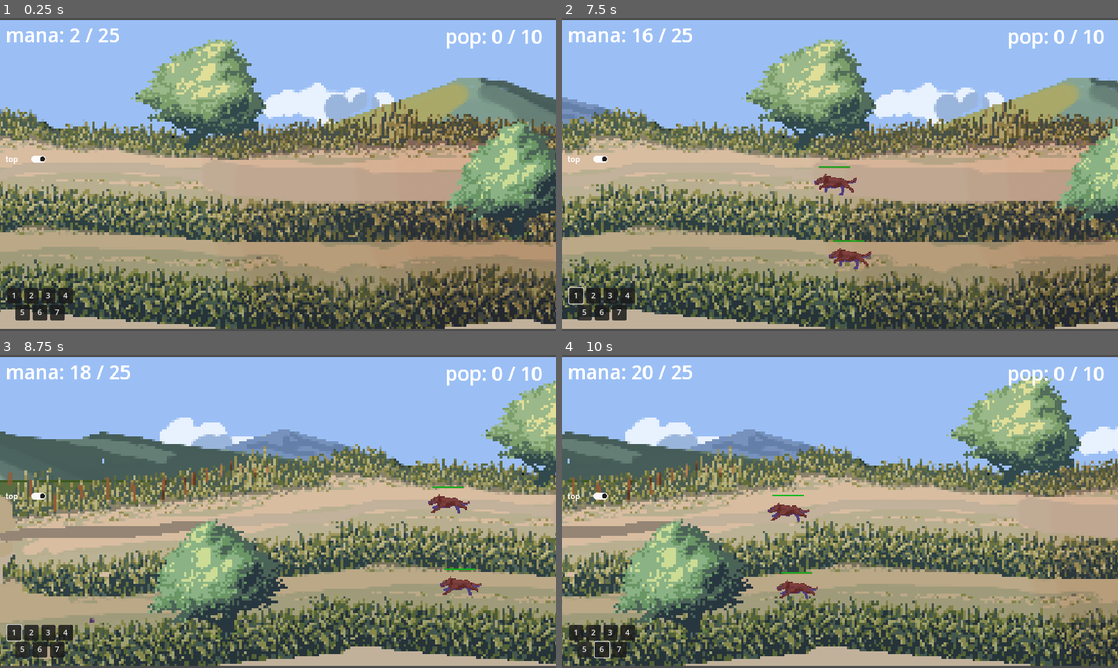
Above: before the commit, frames 1-4 (two rows, left to right).
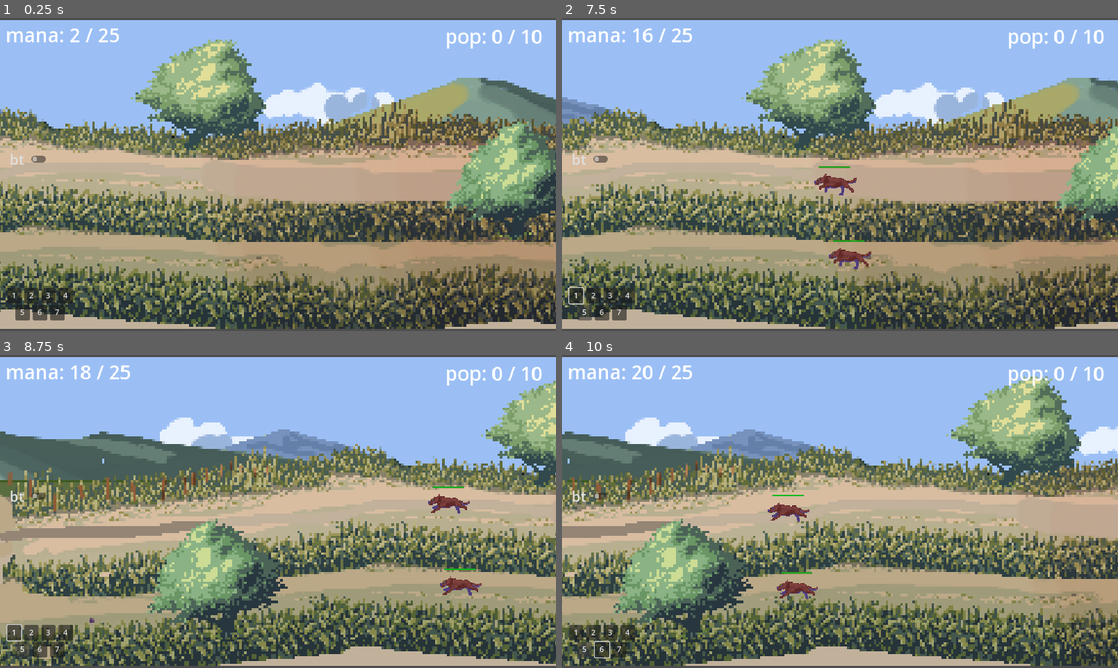
Above: after the commit, the same moments.

Repository: dpcks9677/Project_YEC
Game: Godot game, scene res://scenes/stage/stage_1.tscn
Same seed, same stepped clock (60 frames per second), same inputs: the game is played once before the commit and once after it.
Inputs:
- Up to frame 1 (0.25 s): no input
- Up to frame 2 (7.5 s): click "top" (after the commit: "btm") at 0.5 s; click "btm" (after the commit: "top") at 1.25 s; click "1" at 2 s; click "2" at 2.75 s; click "3" at 3.5 s; click "4" at 4.25 s; hold Up (ui_up) 5.03-5.75 s; click "5" at 5.75 s; hold Up (ui_up) 6.53-7.28 s; hold Left (ui_left) from 7.28 s (still down)
- Up to frame 3 (8.75 s): keep holding Left (ui_left)
- Up to frame 4 (10 s): release Left (ui_left) at 8.78 s; hold Down (ui_down) 8.78-9.53 s; hold Right (ui_right) from 9.53 s (still down)

The runs differ from the first frame. In frame 1, 0.5% of the frame differs, in the area x 1-98%, y 3-97%; in frame 2, 0.5%; in frame 3, 0.7%; in frame 4, 0.5%.

Commit message:
laneSelector 포맷 구현
* 이전 버전에 있던 문제 해결함. 코드 집어넣고 수정하면 됨.

Diff:
--- a/project.godot
+++ b/project.godot
@@ -15,10 +15,6 @@
 config/features=PackedStringArray("4.2", "Mobile")
 config/icon="res://icon.svg"
 
-[autoload]
-
-HUD="*res://scenes/hud.tscn"
-
 [display]
 
 window/size/window_width_override=1280
--- a/scenes/hud.tscn
+++ b/scenes/hud.tscn
@@ -180,8 +180,10 @@
 offset_top = 257.0
 offset_right = 102.0
 offset_bottom = 327.0
-text = "button"
-vertical_icon_alignment = 2
+theme_override_font_sizes/font_size = 30
+text = "botton"
+alignment = 1
+text_overrun_behavior = 1
 
 [connection signal="button_up" from="unitSummoner/slot_1" to="unitSummoner" method="_on_slot_1_button_up"]
 [connection signal="button_up" from="unitSummoner/slot_2" to="unitSummoner" method="_on_slot_2_button_up"]
--- a/scripts/laneUI.gd
+++ b/scripts/laneUI.gd
@@ -1,12 +1,12 @@
 extends Control
 
 func _ready():
-	get_node("laneSelector").button_pressed = true
+	get_node("laneSelector").text = str("btm")
 
 func _on_lane_selector_toggled(toggled_on):
 	if toggled_on == true:
 		print("top")
-		get_node("laneSelector").text = str("top")
+		$laneSelector.text = "top"
 	else:
 		print("btm")
-		get_node("laneSelector").text = str("btm")
+		$laneSelector.text = "btm"
Not shown: 1 places in scenes/stage/stage_1.tscn that only renumber resources
